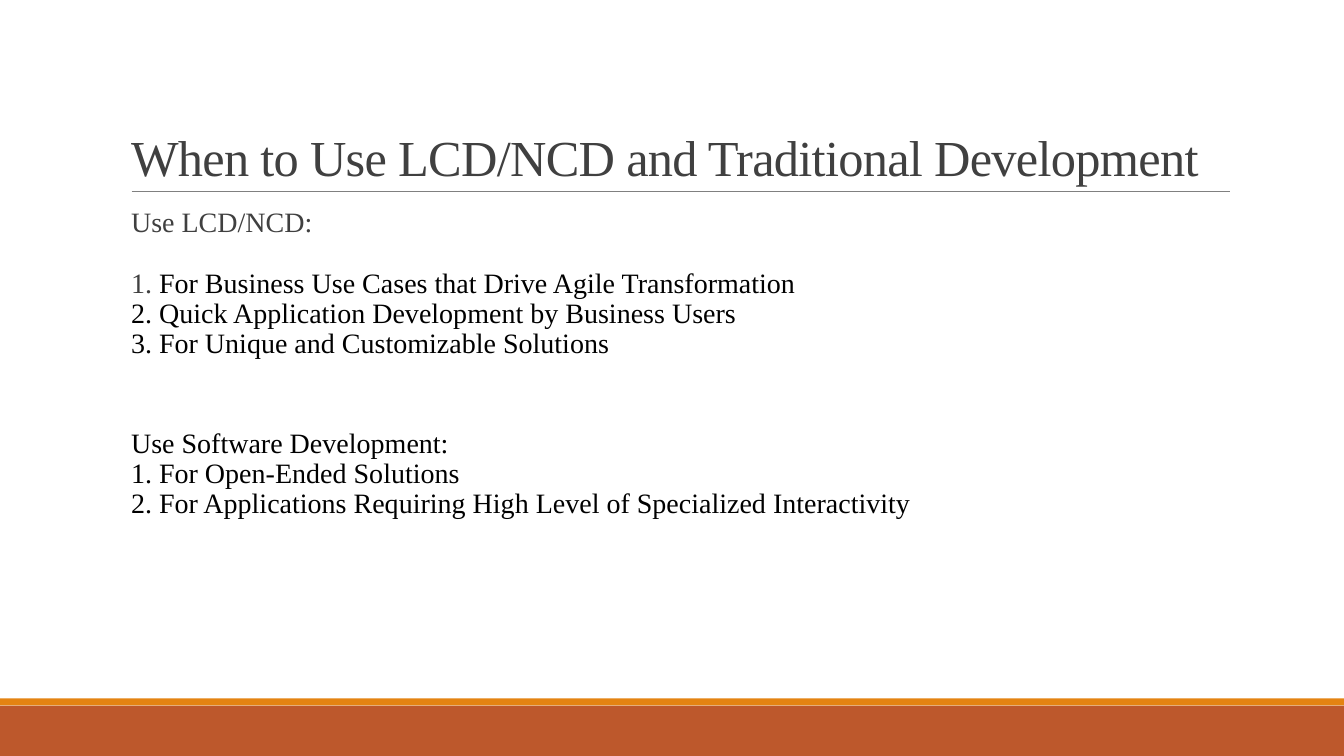
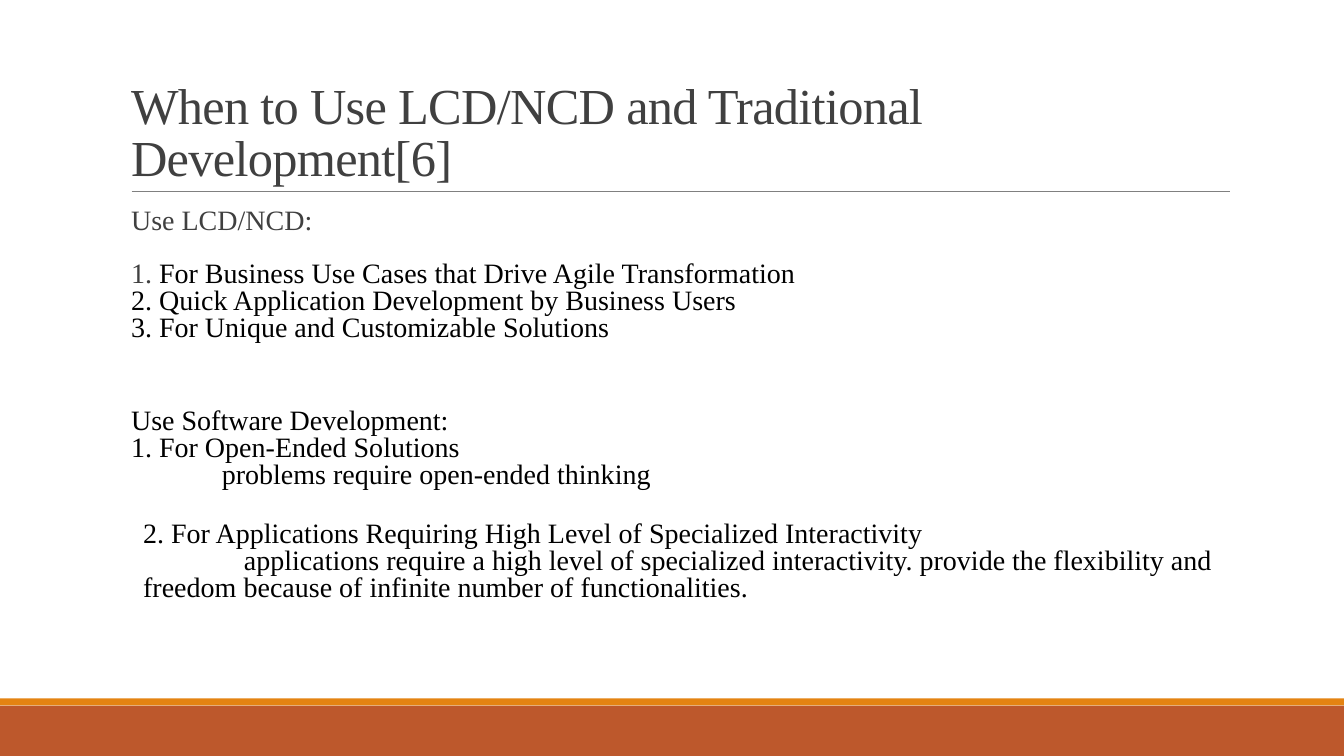
Before and after one commit to Ravishka123/Lectures_And_Talks, a slide deck: slide 7 of No-Code_Low-Code Development/No-Code_Low-Code Development.pptx. Drawn at 1344x756 pixels with LibreOffice and Linux fonts; fonts in the diff are those of the drawing. Boxes give left, top, right and bottom in pixels: in the first picture for what was removed or moved away, otherwise in the second. Text is boxed around its words. In the diff, an @@ line names an element or a change of style, - is before the commit and + after.

```diff
--- a/No-Code_Low-Code Development/No-Code_Low-Code Development.pptx
+++ b/No-Code_Low-Code Development/No-Code_Low-Code Development.pptx
@@ title at box(131, 89, 923, 186): text changed @@
-When to Use LCD/NCD and Traditional Development
+When to Use LCD/NCD and Traditional Development[6]
@@ text at box(131, 211, 795, 343): line spacing 0.9 to 0.8 @@
@@ text at box(131, 410, 1211, 598): text changed @@
-  Use Software Development:
-  1. For Open-Ended Solutions
-  2. For Applications Requiring High Level of Specialized Interactivity
+  Use Software Development:
+  1. For Open-Ended Solutions
+  problems require open-ended thinking
+  2. For Applications Requiring High Level of Specialized Interactivity
+  applications require a high level of specialized interactivity. provide the flexibility and freedom because of infinite number of functionalities.
```
Also in this commit, not shown: 7 other slides changed, 4 slides added, 1 other file.
